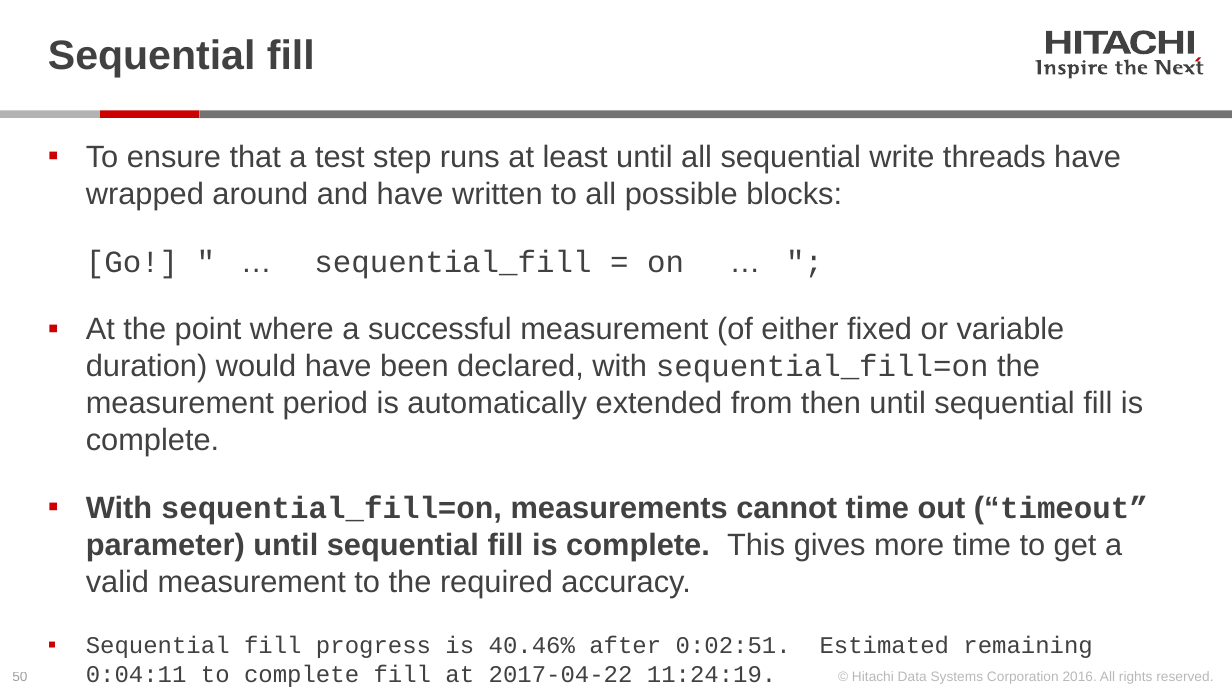
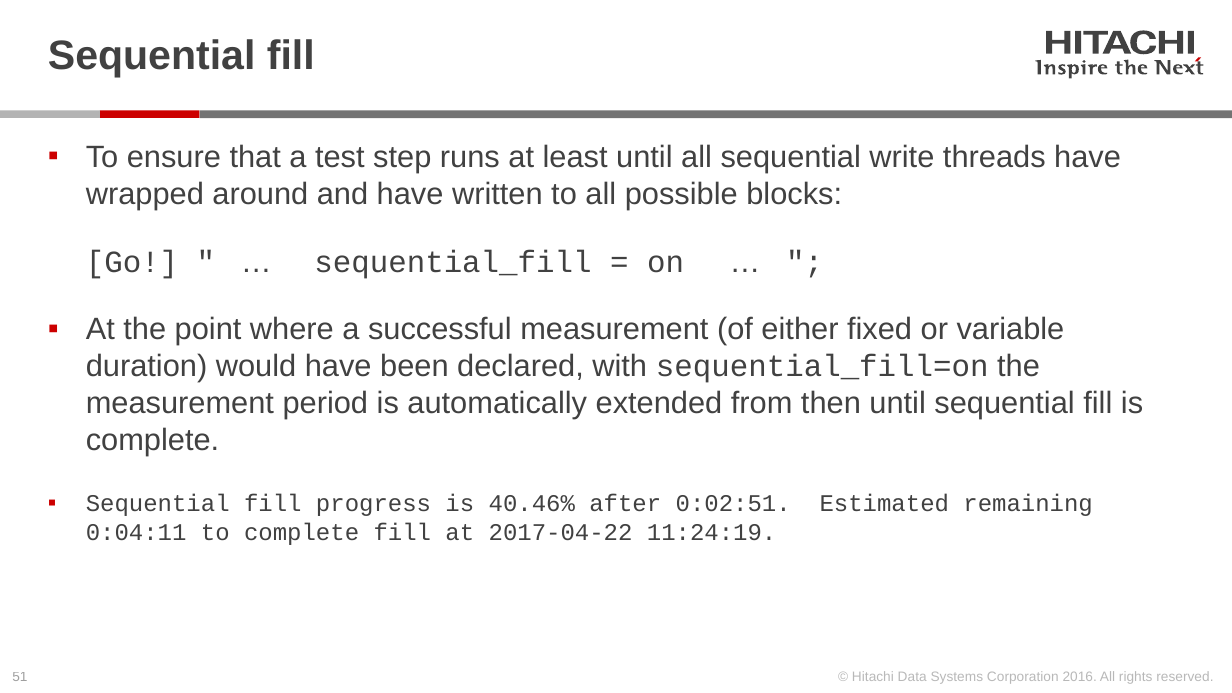
Before and after one commit to Hitachi-Data-Systems/ivy, a slide deck: slide 51 of doc/Programming the ivy engine.pptx (slide 50 before the commit). Drawn at 1232x693 pixels with LibreOffice and Linux fonts; fonts in the diff are those of the drawing. Boxes give left, top, right and bottom in pixels: in the first picture for what was removed or moved away, otherwise in the second. Text is boxed around its words. In the diff, an @@ line names an element or a change of style, - is before the commit and + after.

```diff
--- a/doc/Programming the ivy engine.pptx
+++ b/doc/Programming the ivy engine.pptx
@@ text at (x1=86, y1=495, x2=1148, y2=597): paragraph removed @@
-▪ With sequential_fill=on, measurements cannot time out (“timeout” parameter) until sequential fill is complete. This gives more time to get a valid measurement to the required accuracy.
@@ page number at (x1=12, y1=672, x2=27, y2=681): text changed @@
-50
+51
```
Also in this commit, not shown: 11 other slides changed, 14 slides added, 54 other files.
